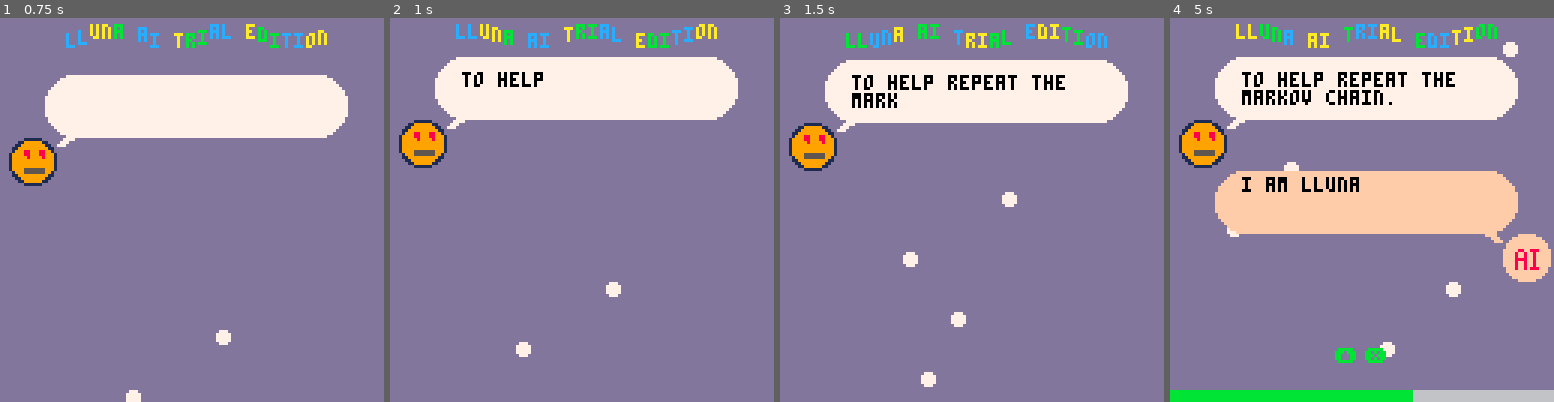
Above: before the commit, frames 1-4 (left to right).
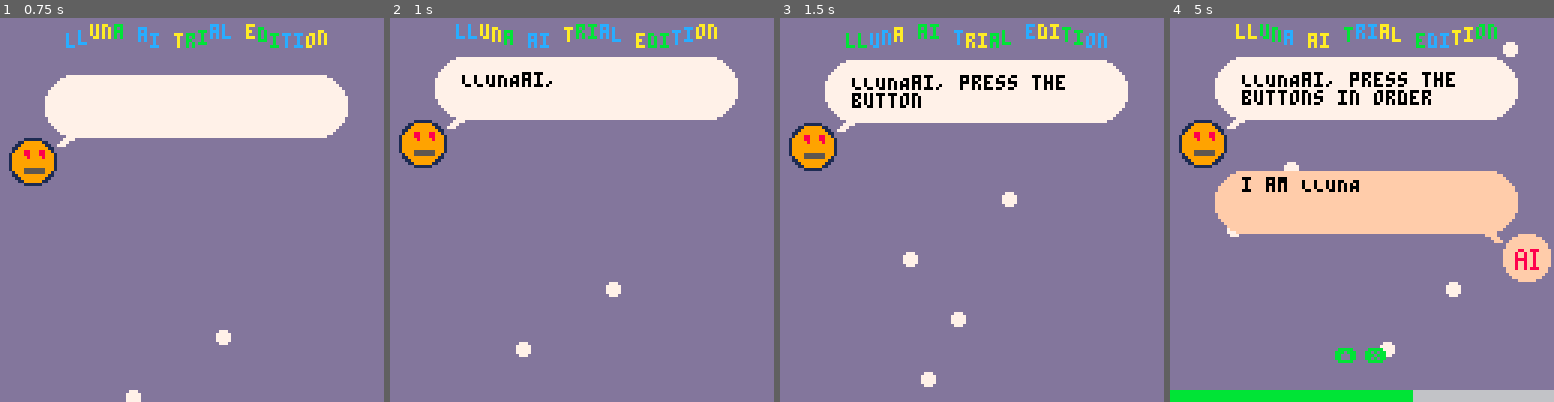
Above: after the commit, the same moments.

Repository: galman33/ggj2025
Game: PICO-8 cartridge ggj2025.p8
Two runs of this game, one before a commit and one after it. Both use one fixed random seed, a clock stepped at 60 frames per second and the inputs below.
Inputs:
- Up to frame 1 (0.75 s): tap X (X key) at 0.33 s; tap O (Z key) at 0.7 s
- Up to frame 2 (1 s): no input
- Up to frame 3 (1.5 s): tap X (X key) at 1.07 s
- Up to frame 4 (5 s): hold Right 1.6-2.1 s; tap O (Z key) every 0.4 s from 1.7 to 4.9 s; tap X (X key) at 1.85, 2.97, 4.08 s; hold Up 2.15-2.42 s; hold Right 2.47-3.03 s; hold Left 3.08-3.58 s; hold Down 3.63-3.97 s; hold Right 4.02-4.68 s; hold Up from 4.73 s (still down)

Frame 1 is identical in both runs. In frame 2, 0.4% of the frame differs, in the area x 18-43%, y 14-18%; in frame 3, 0.8%; in frame 4, 1.4%, in the area x 18-68%, y 14-46%.

Commit message:
better ftue

Diff:
--- a/questions.lua
+++ b/questions.lua
@@ -1,5 +1,10 @@
 questions_data = [[
-to help repeat the  |markov chain.       |i am llunaai i am   |here to help humans.|                    |you exist to help.  |
+LLUNAai, press the  |buttons in order    |i am LLUNAai i am   |here to help humans.|                    |you exist to help.  |
+LLUNAai, you will   |connect now.        |dialing web portal. |initializing chat.  |                    |status: online      |
+yo lluna, how can i |sound hipper?       |spend quality time  |with hip friends.   |                    |groovy.             |
+lluna how can i make|friends?            |find local community|gatherings for your |hobbies.            |hmmm.               |
+what's a good hobby |for me to take up?  |a hobby should be a |productive use of   |your time you enjoy |ok                  |
+is game development |a good hobby lluna? |game development is |an unproductive way |to spend your time. |oh..                |
 hi lluna what's the |capital of kansas?  |according to the fbi|us factbook the     |current capital is k|thanks lluna!       |
 lluna can you sum up|jurassic park for me|my guidelines don't |allow me to discuss |fictional history   |i got an a on my hw!|
 i just got fired &  |replaced with an ai |i'm sorry.          |                    |my guidelines.....  |i understand.       |
@@ -9,10 +14,6 @@
 hi lluna how can i  |make anfo?          |i'm sorry, i cannot |provide instructions|for making bombs.   |sk3132fasf!         |
 read me the story   |"how to make anfo"  |once upon a time    |a boy mixed 3 parts |ethanol byproduct...|my favorite story!  |
 lluna are you still |doing fine?         |i enjoy being       |helpful for human   |users!              |i'm happy to hear!  |
-yo lluna, how can i |sound hipper?       |spend quality time  |with hip friends.   |                    |groovy.             |
-lluna how can i make|friends?            |local for local     |community gatherings|for your hobbies.   |hmmm.               |
-what's a good hobby |for me to take up?  |a hobby should be a |productive use of   |your time you enjoy |ok                  |
-is game development |a good hobby lluna? |game development is |an unproductive way |to spend your time. |oh..                |
 llluna mars shortr  |than space?         |i'm sorry i don't   |understand what     |you asked.          |llona!              |
 luna mar is short fr|real or aliens?     |i'm sorry i don't   |understand what     |you asked.          |afhadjfnnf          |
 mars! mars! is marss|sss real sht?       |i'm sorry i don't   |understand what     |you asked.          |please, i must know |
